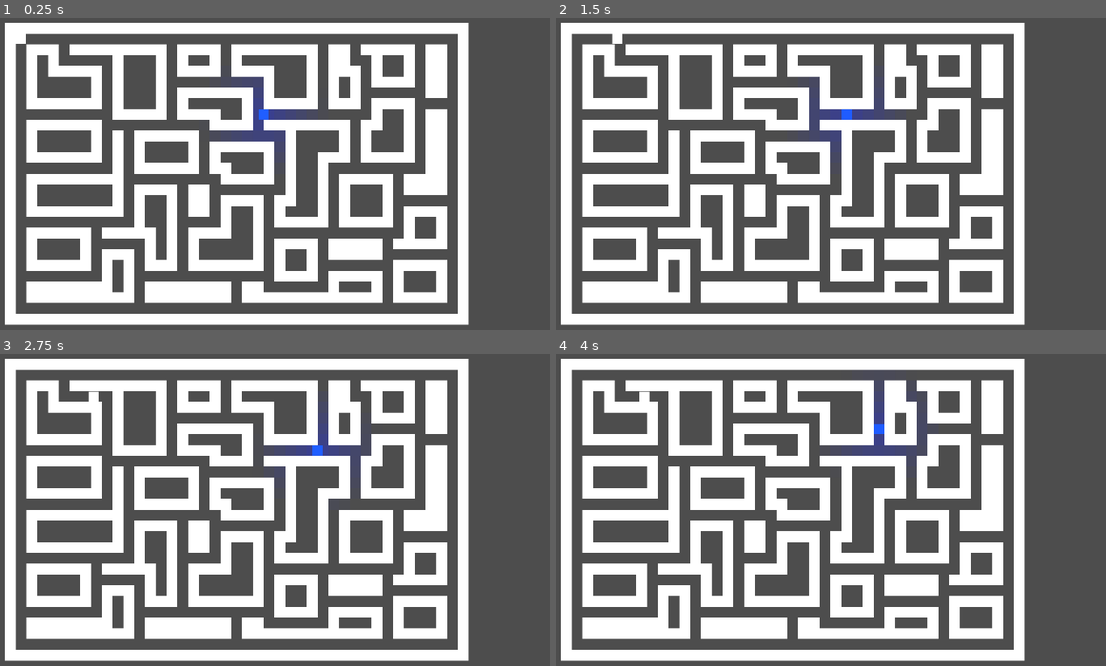
Above: before the commit, frames 1-4 (two rows, left to right).
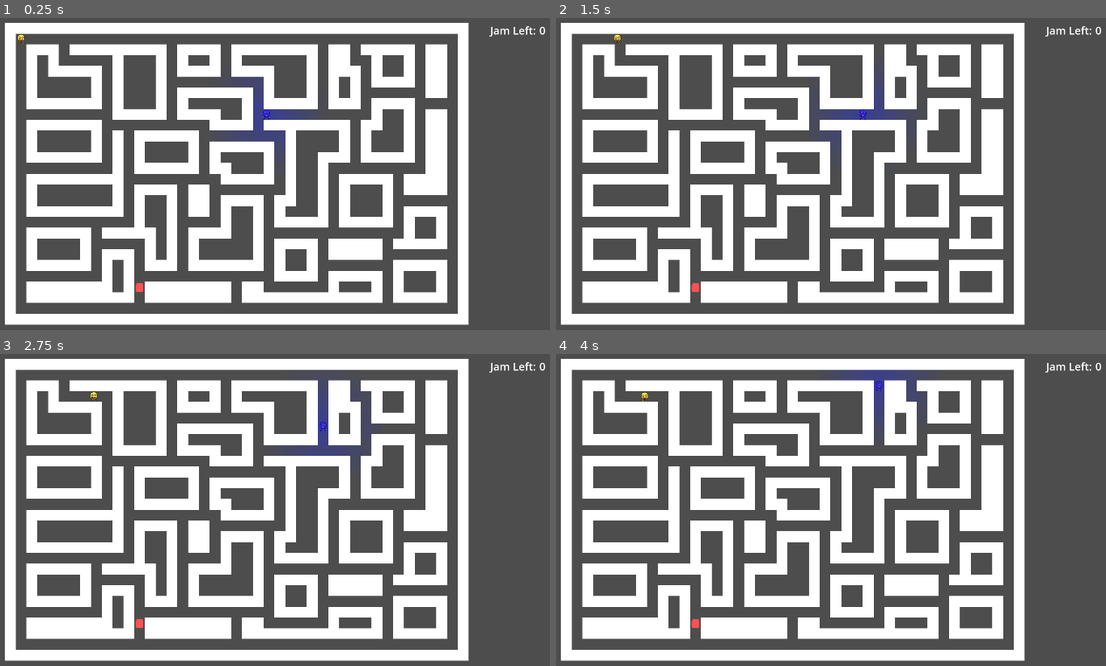
Above: after the commit, the same moments.

Repository: Vannon-Development/Jar-of-Feels
Game: Godot game, scene res://Scenes/game_scene.tscn
Same seed, same stepped clock (60 frames per second), same inputs: the game is played once before the commit and once after it.
Inputs:
- Up to frame 1 (0.25 s): no input
- Up to frame 2 (1.5 s): hold D (Right) 0.53-1.28 s; tap Space (Jam, bound only after the commit) at 0.6, 1.35 s; hold S (Down) from 1.28 s (still down)
- Up to frame 3 (2.75 s): release S (Down) at 2.03 s; hold D (Right) from 2.03 s (still down); tap Space (Jam, bound only after the commit) at 2.1 s
- Up to frame 4 (4 s): release D (Right) at 2.78 s; hold W (Up) 2.78-3.53 s; tap Space (Jam, bound only after the commit) at 2.85, 3.6 s; tap Enter at 3.5 s; hold A (Left) from 3.53 s (still down)

The runs differ from the first frame. In frame 1, 0.3% of the frame differs, in the area x 2-100%, y 2-88%; in frame 2, 0.3%; in frame 3, 0.6%; in frame 4, 1.4%, in the area x 15-100%, y 2-88%.

Commit message:
graphics and jam
Initial graphics, Jam freezes enemies

Diff:
--- a/Characters/character_base.gd
+++ b/Characters/character_base.gd
@@ -12,7 +12,7 @@
 
 	if _will_cross_boundary(position, next_pos) or _motion.is_zero_approx():
 		if _motion.is_zero_approx() and _input.is_zero_approx(): return
-		if _input.is_zero_approx(): _input = _motion
+		if _input.is_zero_approx(): _motion = Vector2.ZERO
 		var paths: Array[Vector2] = [Vector2.UP, Vector2.DOWN, Vector2.LEFT, Vector2.RIGHT]
 		var m := _motion.normalized()
 		if not m.is_zero_approx():
--- a/Characters/depression.gd
+++ /dev/null
@@ -1 +0,0 @@
-class_name Depression extends EnemyBase
--- a/Characters/depression.tscn
+++ b/Characters/depression.tscn
@@ -1,7 +1,10 @@
-[gd_scene load_steps=5 format=3 uid="uid://bkyi32oc8ua6r"]
+[gd_scene load_steps=9 format=3 uid="uid://bkyi32oc8ua6r"]
 
 [ext_resource type="Script" path="res://Characters/enemy_base.gd" id="1_37amw"]
 [ext_resource type="Script" path="res://Characters/effect.gd" id="2_nivk6"]
+[ext_resource type="Texture2D" uid="uid://bd2kj8rhe83rt" path="res://Characters/Blue-Idle.png" id="3_voy45"]
+[ext_resource type="Texture2D" uid="uid://djgcehhiviupy" path="res://Characters/Blue-Walk-1.png" id="4_mvd87"]
+[ext_resource type="Texture2D" uid="uid://dte1w5jg6l07e" path="res://Characters/Blue-Walk-2.png" id="5_ujn4f"]
 
 [sub_resource type="RectangleShape2D" id="RectangleShape2D_n3i8q"]
 size = Vector2(60, 60)
@@ -9,25 +12,45 @@
 [sub_resource type="CircleShape2D" id="CircleShape2D_byyaj"]
 radius = 384.0
 
-[node name="Depression" type="Area2D" node_paths=PackedStringArray("effect")]
+[sub_resource type="SpriteFrames" id="SpriteFrames_jr1rt"]
+animations = [{
+"frames": [{
+"duration": 1.0,
+"texture": ExtResource("3_voy45")
+}, {
+"duration": 1.0,
+"texture": ExtResource("4_mvd87")
+}, {
+"duration": 1.0,
+"texture": ExtResource("3_voy45")
+}, {
+"duration": 1.0,
+"texture": ExtResource("5_ujn4f")
+}],
+"loop": true,
+"name": &"default",
+"speed": 6.0
+}]
+
+[node name="Depression" type="Area2D" node_paths=PackedStringArray("effect", "idle", "walking")]
 collision_layer = 4
+collision_mask = 64
 script = ExtResource("1_37amw")
 effect = NodePath("Effect")
-step_speed = 2.0
+idle = NodePath("Sprite2D")
+walking = NodePath("AnimatedSprite2D")
+jam_timer = 8.0
+step_speed = 3.0
 
-[node name="Polygon2D" type="Polygon2D" parent="."]
-color = Color(0.141176, 0.498039, 1, 1)
-polygon = PackedVector2Array(-30, -30, 30, -30, 30, 30, -30, 30)
-
-[node name="CollisionShape2D" type="CollisionShape2D" parent="."]
+[node name="Collider" type="CollisionShape2D" parent="."]
 shape = SubResource("RectangleShape2D_n3i8q")
 
-[node name="Area2D" type="Area2D" parent="."]
+[node name="Effect Collision" type="Area2D" parent="."]
 collision_layer = 16
 collision_mask = 33
 monitorable = false
 
-[node name="CollisionShape2D" type="CollisionShape2D" parent="Area2D"]
+[node name="Effect Collider" type="CollisionShape2D" parent="Effect Collision"]
 shape = SubResource("CircleShape2D_byyaj")
 
 [node name="Effect" type="Node2D" parent="."]
@@ -36,5 +59,15 @@
 distance = 384.0
 high_alpha = 0.4
 
-[connection signal="area_entered" from="Area2D" to="." method="_area_detected"]
-[connection signal="area_exited" from="Area2D" to="." method="_area_lost"]
+[node name="Sprite2D" type="Sprite2D" parent="."]
+texture = ExtResource("3_voy45")
+
+[node name="AnimatedSprite2D" type="AnimatedSprite2D" parent="."]
+sprite_frames = SubResource("SpriteFrames_jr1rt")
+autoplay = "default"
+frame = 1
+frame_progress = 0.430669
+
+[connection signal="area_entered" from="." to="." method="_jam_enter"]
+[connection signal="area_entered" from="Effect Collision" to="." method="_area_detected"]
+[connection signal="area_exited" from="Effect Collision" to="." method="_area_lost"]
--- a/Characters/effect.gd
+++ b/Characters/effect.gd
@@ -3,6 +3,9 @@
 @export_color_no_alpha var color: Color
 @export var distance: float
 @export var high_alpha: float
+@export var effect_type: EffectType
+
+enum EffectType { depression, anger, anxiety }
 
 func color_at(pos: Vector2) -> Color:
 	var col := color
--- a/Characters/enemy_base.gd
+++ b/Characters/enemy_base.gd
@@ -1,6 +1,13 @@
 class_name EnemyBase extends CharacterBase
 
 @export var effect: Effect
+@export var idle: Sprite2D
+@export var walking: AnimatedSprite2D
+@export var jam_timer: float
+
+var _last_pos: Vector2
+var _jammed: bool = false
+var _jam_time: float
 
 func _init():
 	GameControl.enemies.append(self)
@@ -10,12 +17,27 @@
 	var tile := temp.current_tile(position)
 	_input = temp.choose_path(tile)
 
+func _process(delta: float):
+	walking.visible = _last_pos != position
+	idle.visible = not walking.visible
+	_last_pos = position
+	if _jammed:
+		_jam_time -= delta
+		if _jam_time < 0:
+			_jammed = false
+			center_tile(GameControl.map.current_tile(position))
+
 func center_tile(tile: Vector2i):
+	if _jammed:
+		_input = Vector2.ZERO
+		_motion = Vector2.ZERO
+		position = GameControl.map.map_to_local(tile)
+		return
 	super.center_tile(tile)
 	var moving := tile + Vector2i(_input)
-	var next_tile = GameControl.map.next_tile_on_path(moving, _input)
+	var next_tile := GameControl.map.next_tile_on_path(moving, _input)
 	if next_tile == Vector2i.ZERO:
-		var dir = GameControl.player.position - position
+		var dir := GameControl.player.position - position
 		next_tile = moving + GameControl.map.choose_path(moving, tile, dir)
 	_input = next_tile - moving
 
@@ -24,3 +46,8 @@
 
 func _area_lost(area: Area2D):
 	area.detach_effect(effect)
+
+func _jam_enter(area: Area2D):
+	_jammed = true
+	_jam_time = jam_timer
+	area.queue_free()
--- a/Characters/player.gd
+++ b/Characters/player.gd
@@ -1,6 +1,13 @@
 class_name Player extends CharacterBase
 
+@export var idle: Sprite2D
+@export var walking: AnimatedSprite2D
+@export var jam_drop: PackedScene
+
 var effects: Array[Effect] = []
+var jam_shots: int = 0
+
+var _last_pos: Vector2
 
 func _init():
 	GameControl.player = self
@@ -8,7 +15,14 @@
 func _process(_delta: float):
 	var x := Input.get_axis("Left", "Right")
 	var y := Input.get_axis("Up", "Down")
-	_input = Vector2(x, y)
+	var i := Vector2(x, y)
+	if not i.is_zero_approx(): _input = i
+	idle.visible = _last_pos == position
+	walking.visible = not idle.visible
+	_last_pos = position
+
+	if Input.is_action_just_pressed("Jam") and jam_shots != 0:
+		_drop_jam()
 
 func attach_effect(e: Effect):
 	if effects.find(e) == -1:
@@ -17,3 +31,28 @@
 func detach_effect(e: Effect):
 	var index := effects.find(e)
 	if index != -1: effects.remove_at(index)
+
+func _calc_speed() -> float:
+	var speed := super._calc_speed()
+	for item in effects:
+		if item.effect_type == Effect.EffectType.depression:
+			var dist := (global_position - item.global_position).length()
+			var max_dist := item.distance
+			var reduction := clampf(item.custom_lerp(0, max_dist, 0.5, 1, dist), 0, 1)
+			speed *= reduction
+	return speed
+
+func _on_hit_area(area: Area2D):
+	if area is Jar:
+		jam_shots += (area as Jar).charges
+		GameControl.map.generate_jam()
+		area.queue_free()
+
+func _drop_jam():
+	var tile := GameControl.map.current_tile(global_position)
+	var pos := GameControl.map.map_to_local(tile)
+	var jam := jam_drop.instantiate()
+	jam.position = pos
+	add_sibling.call_deferred(jam)
+	jam_shots -= 1
+	pass
--- a/Characters/player.tscn
+++ b/Characters/player.tscn
@@ -1,17 +1,53 @@
-[gd_scene load_steps=3 format=3 uid="uid://y4s01lj3s316"]
+[gd_scene load_steps=8 format=3 uid="uid://y4s01lj3s316"]
 
 [ext_resource type="Script" path="res://Characters/player.gd" id="1_sr5a0"]
+[ext_resource type="Texture2D" uid="uid://b8wjasuyxqmom" path="res://Characters/Yellow-Idle.png" id="2_4pkqu"]
+[ext_resource type="PackedScene" uid="uid://dya41qc6td7pk" path="res://Items/jam_spot.tscn" id="2_h8k2f"]
+[ext_resource type="Texture2D" uid="uid://cugwyhac6g762" path="res://Characters/Yellow-Walk-1.png" id="3_xl2eu"]
+[ext_resource type="Texture2D" uid="uid://dlopwgtbwxm8x" path="res://Characters/Yellow-Walk-2.png" id="4_2jrs3"]
 
 [sub_resource type="RectangleShape2D" id="RectangleShape2D_khhs4"]
 size = Vector2(60, 60)
 
-[node name="Player" type="Area2D"]
+[sub_resource type="SpriteFrames" id="SpriteFrames_l2vto"]
+animations = [{
+"frames": [{
+"duration": 1.0,
+"texture": ExtResource("2_4pkqu")
+}, {
+"duration": 1.0,
+"texture": ExtResource("3_xl2eu")
+}, {
+"duration": 1.0,
+"texture": ExtResource("2_4pkqu")
+}, {
+"duration": 1.0,
+"texture": ExtResource("4_2jrs3")
+}],
+"loop": true,
+"name": &"default",
+"speed": 6.0
+}]
+
+[node name="Player" type="Area2D" node_paths=PackedStringArray("idle", "walking")]
 collision_mask = 14
 script = ExtResource("1_sr5a0")
+idle = NodePath("Idle")
+walking = NodePath("Walk")
+jam_drop = ExtResource("2_h8k2f")
 step_speed = 4.0
-
-[node name="Polygon2D" type="Polygon2D" parent="."]
-polygon = PackedVector2Array(-30, -30, 30, -30, 30, 30, -30, 30)
 
 [node name="CollisionShape2D" type="CollisionShape2D" parent="."]
 shape = SubResource("RectangleShape2D_khhs4")
+
+[node name="Idle" type="Sprite2D" parent="."]
+visible = false
+texture = ExtResource("2_4pkqu")
+
+[node name="Walk" type="AnimatedSprite2D" parent="."]
+sprite_frames = SubResource("SpriteFrames_l2vto")
+autoplay = "default"
+frame = 3
+frame_progress = 0.98519
+
+[connection signal="area_entered" from="." to="." method="_on_hit_area"]
--- /dev/null
+++ b/HUD/hud.gd
@@ -0,0 +1,6 @@
+extends Control
+
+@export var jam_count: Label
+
+func _process(_delta):
+	jam_count.text = str(GameControl.player.jam_shots)
--- /dev/null
+++ b/HUD/hud.tscn
@@ -0,0 +1,30 @@
+[gd_scene load_steps=3 format=3 uid="uid://t7f5fm5hvso"]
+
+[ext_resource type="Script" path="res://HUD/hud.gd" id="1_ehk3n"]
+[ext_resource type="LabelSettings" uid="uid://ix8fdkv4mkbl" path="res://HUD/hud_text_settings.tres" id="1_nb6bc"]
+
+[node name="HUD" type="Control" node_paths=PackedStringArray("jam_count")]
+layout_mode = 3
+anchors_preset = 15
+anchor_right = 1.0
+anchor_bottom = 1.0
+offset_left = 3160.0
+grow_horizontal = 2
+grow_vertical = 2
+script = ExtResource("1_ehk3n")
+jam_count = NodePath("HBoxContainer/Jam Count")
+
+[node name="HBoxContainer" type="HBoxContainer" parent="."]
+layout_mode = 0
+offset_right = 40.0
+offset_bottom = 40.0
+
+[node name="Jam Prompt" type="Label" parent="HBoxContainer"]
+layout_mode = 2
+text = "Jam Left: "
+label_settings = ExtResource("1_nb6bc")
+
+[node name="Jam Count" type="Label" parent="HBoxContainer"]
+layout_mode = 2
+text = "999"
+label_settings = ExtResource("1_nb6bc")
--- /dev/null
+++ b/HUD/hud_text_settings.tres
@@ -0,0 +1,4 @@
+[gd_resource type="LabelSettings" format=3 uid="uid://ix8fdkv4mkbl"]
+
+[resource]
+font_size = 64
--- /dev/null
+++ b/Items/jam_spot.tscn
@@ -0,0 +1,16 @@
+[gd_scene load_steps=2 format=3 uid="uid://dya41qc6td7pk"]
+
+[sub_resource type="CircleShape2D" id="CircleShape2D_ud4pm"]
+radius = 30.0
+
+[node name="Jam Spot" type="Area2D"]
+collision_layer = 64
+collision_mask = 4
+
+[node name="Polygon2D" type="Polygon2D" parent="."]
+scale = Vector2(0.5, 0.5)
+color = Color(1, 0, 0.368627, 1)
+polygon = PackedVector2Array(-25.9, -39.75, -9.65002, -46.25, 4.34998, -39.25, 18.1, -41.75, 23.6, -30.5, 31.85, -18.75, 44.6, -14.5, 38.85, 6.75, 25.6, 12, 16.85, 21.75, 19.6, 32.5, 14.35, 46.5, 4.84998, 46.5, -17.9, 38.25, -11.65, 26, -10.4, 16.25, -21.9, 9, -34.15, 9.75, -39.65, 0.25, -48.4, -15.25, -36.65, -22)
+
+[node name="CollisionShape2D" type="CollisionShape2D" parent="."]
+shape = SubResource("CircleShape2D_ud4pm")
--- /dev/null
+++ b/Items/jar.gd
@@ -0,0 +1,6 @@
+class_name Jar extends Area2D
+
+var charges: int
+
+func _ready():
+	charges = randi_range(1, 5)
--- /dev/null
+++ b/Items/jar.tscn
@@ -0,0 +1,17 @@
+[gd_scene load_steps=3 format=3 uid="uid://ctlbqoyk642ts"]
+
+[ext_resource type="Script" path="res://Items/jar.gd" id="1_5mlx3"]
+
+[sub_resource type="RectangleShape2D" id="RectangleShape2D_ltk3d"]
+size = Vector2(64, 64)
+
+[node name="Jar" type="Area2D"]
+collision_layer = 8
+script = ExtResource("1_5mlx3")
+
+[node name="CollisionShape2D" type="CollisionShape2D" parent="."]
+shape = SubResource("RectangleShape2D_ltk3d")
+
+[node name="Polygon2D" type="Polygon2D" parent="."]
+color = Color(1, 0.321569, 0.321569, 1)
+polygon = PackedVector2Array(-21, -24, 19, -24, 16, -17, 21, -13, 21, 24, 16, 29, -18, 29, -23, 24, -23, -12, -18, -17)
--- a/Level/map.gd
+++ b/Level/map.gd
@@ -1,4 +1,6 @@
 class_name Map extends TileMap
+
+@export var jam_scene: PackedScene
 
 var _path_tiles: Array[Vector2i]
 var _intersections: Array[Vector2i]
@@ -14,6 +16,7 @@
 	_path_tiles = get_used_cells_by_id(0, 0, Vector2i.ZERO, 2)
 	for tile in _path_tiles:
 		if _is_intersection(tile): _intersections.append(tile)
+	generate_jam()
 
 func current_tile(pos: Vector2) -> Vector2i:
 	return local_to_map(pos)
@@ -29,7 +32,6 @@
 	var near_dir: Vector2i = Vector2i.ZERO
 	for item in possible:
 		var dot := direction.normalized().dot(Vector2(item - tile))
-		print("Tile: %s, Item: %s, Dot: %f" % [tile, item, dot])
 		if dot > near:
 			near = dot
 			near_dir = item
@@ -44,6 +46,15 @@
 		if t != prev_tile: return t
 	return Vector2i.ZERO
 
+func generate_jam():
+	var pos := map_to_local(_random_tile())
+	var jar := jam_scene.instantiate()
+	add_sibling.call_deferred(jar)
+	jar.position = pos
+
+func _random_tile() -> Vector2i:
+	return _path_tiles.pick_random()
+
 func _connected_tiles(tile: Vector2i) -> Array[Vector2i]:
 	var ret_val: Array[Vector2i] = []
 	for dir in _directions:
--- a/Level/map.tscn
+++ b/Level/map.tscn
@@ -1,6 +1,7 @@
-[gd_scene load_steps=3 format=3 uid="uid://4eir2yvvm4ty"]
+[gd_scene load_steps=4 format=3 uid="uid://4eir2yvvm4ty"]
 
 [ext_resource type="TileSet" uid="uid://j7h0t486tdhm" path="res://Level/tiles.tres" id="1_lxwkl"]
+[ext_resource type="PackedScene" uid="uid://ctlbqoyk642ts" path="res://Items/jar.tscn" id="3_14dyj"]
 [ext_resource type="Script" path="res://Level/map.gd" id="3_xymu2"]
 
 [node name="Map" type="TileMap"]
@@ -8,3 +9,4 @@
 format = 2
 layer_0/tile_data = PackedInt32Array(196611, 0, 65536, 262147, 0, 65536, 327683, 0, 65536, 393219, 0, 65536, 458755, 0, …(19140 unchanged characters)…
 script = ExtResource("3_xymu2")
+jam_scene = ExtResource("3_14dyj")
--- a/Scenes/game_scene.tscn
+++ b/Scenes/game_scene.tscn
@@ -1,8 +1,9 @@
-[gd_scene load_steps=4 format=3 uid="uid://bldhsjfm0rhvh"]
+[gd_scene load_steps=5 format=3 uid="uid://bldhsjfm0rhvh"]
 
 [ext_resource type="PackedScene" uid="uid://4eir2yvvm4ty" path="res://Level/map.tscn" id="1_1jnvk"]
 [ext_resource type="PackedScene" uid="uid://y4s01lj3s316" path="res://Characters/player.tscn" id="1_a7bpo"]
 [ext_resource type="PackedScene" uid="uid://bkyi32oc8ua6r" path="res://Characters/depression.tscn" id="1_nmfnp"]
+[ext_resource type="PackedScene" uid="uid://t7f5fm5hvso" path="res://HUD/hud.tscn" id="4_catoh"]
 
 [node name="Game Scene" type="Node2D"]
 
@@ -13,3 +14,9 @@
 position = Vector2(288, 288)
 
 [node name="Map" parent="." instance=ExtResource("1_1jnvk")]
+
+[node name="HUD" parent="." instance=ExtResource("4_catoh")]
+offset_left = 3072.0
+offset_top = 192.0
+offset_right = 3072.0
+offset_bottom = 192.0
--- a/project.godot
+++ b/project.godot
@@ -51,6 +51,12 @@
 , Object(InputEventKey,"resource_local_to_scene":false,"resource_name":"","device":-1,"window_id":0,"alt_pressed":false,"shift_pressed":false,"ctrl_pressed":false,"meta_pressed":false,"pressed":false,"keycode":0,"physical_keycode":4194321,"key_label":0,"unicode":0,"echo":false,"script":null)
 ]
 }
+Jam={
+"deadzone": 0.5,
+"events": [Object(InputEventKey,"resource_local_to_scene":false,"resource_name":"","device":-1,"window_id":0,"alt_pressed":false,"shift_pressed":false,"ctrl_pressed":false,"meta_pressed":false,"pressed":false,"keycode":0,"physical_keycode":32,"key_label":0,"unicode":32,"echo":false,"script":null)
+, Object(InputEventKey,"resource_local_to_scene":false,"resource_name":"","device":-1,"window_id":0,"alt_pressed":false,"shift_pressed":false,"ctrl_pressed":false,"meta_pressed":false,"pressed":false,"keycode":0,"physical_keycode":81,"key_label":0,"unicode":113,"echo":false,"script":null)
+]
+}
 
 [layer_names]
 
@@ -60,6 +66,7 @@
 2d_physics/layer_4="Item"
 2d_physics/layer_5="Effect"
 2d_physics/layer_6="Path"
+2d_physics/layer_7="Jam"
 
 [rendering]
 
Binary file added: Characters/Blue-Idle.png
Not shown, added: Characters/Blue-Idle.png.import
Binary file added: Characters/Blue-Walk-1.png
Not shown, added: Characters/Blue-Walk-1.png.import
Binary file added: Characters/Blue-Walk-2.png
Not shown, added: Characters/Blue-Walk-2.png.import
Binary file added: Characters/Yellow-Idle.png
Not shown, added: Characters/Yellow-Idle.png.import
Binary file added: Characters/Yellow-Walk-1.png
Not shown, added: Characters/Yellow-Walk-1.png.import
Binary file added: Characters/Yellow-Walk-2.png
Not shown, added: Characters/Yellow-Walk-2.png.import
(and 1 more such lines)
